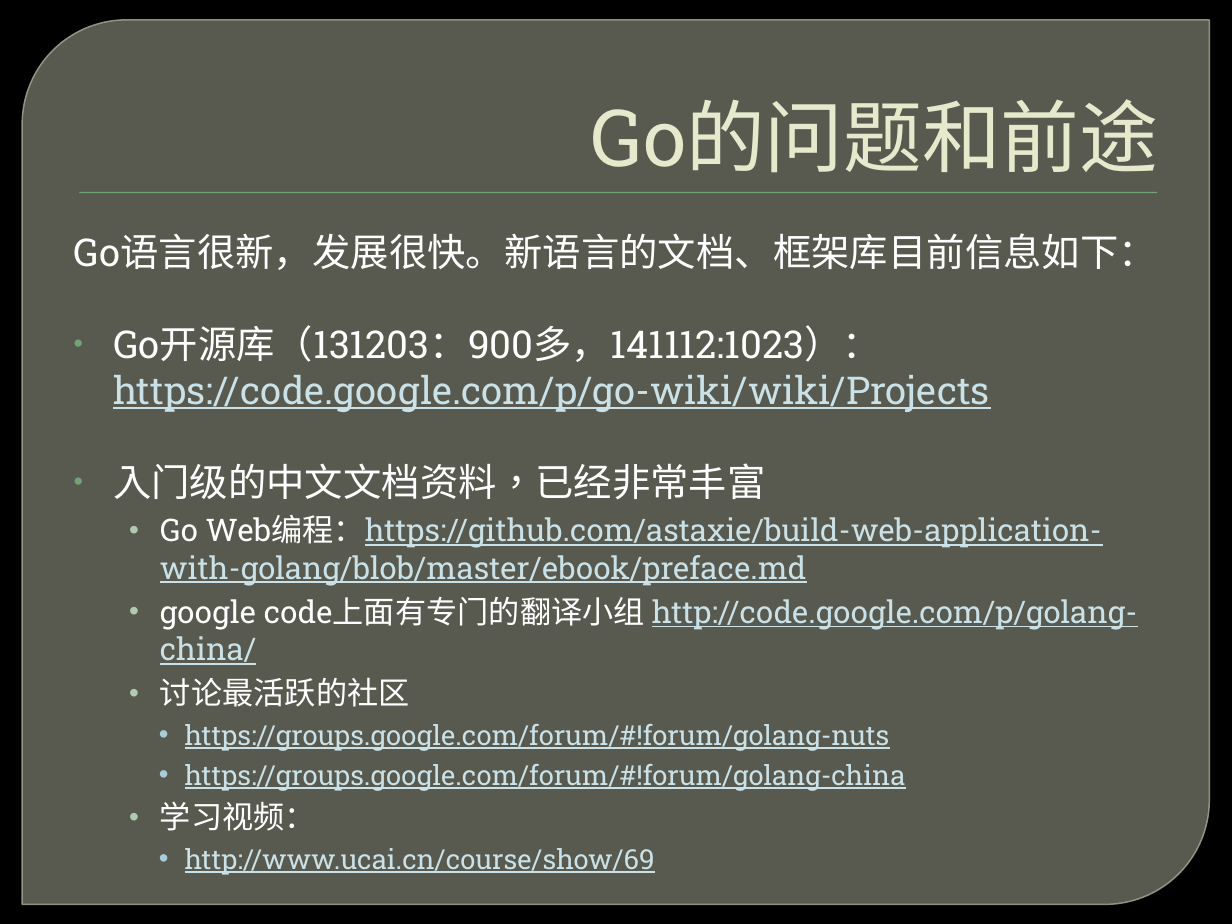
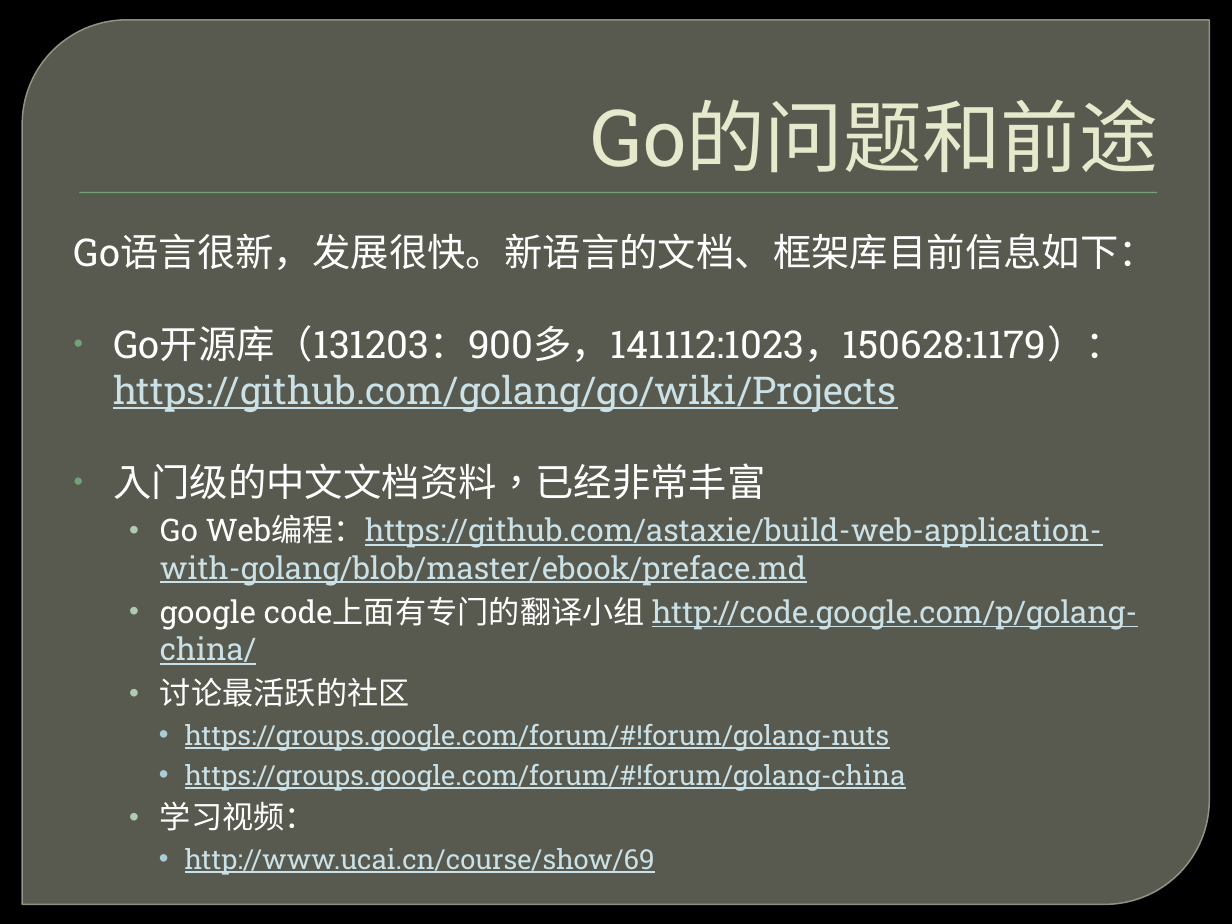
Before and after one commit to ghj1976/lecture, a slide deck: slide 42 of golang简介/Golang介绍.pptx (slide 40 before the commit). Drawn at 1232x924 pixels with LibreOffice and Linux fonts; fonts in the diff are those of the drawing; background and template pictures are left out. Boxes give left, top, right and bottom in pixels: in the first picture for what was removed or moved away, otherwise in the second. Text is boxed around its words. In the diff, an @@ line names an element or a change of style, - is before the commit and + after.

```diff
--- a/golang简介/Golang介绍.pptx
+++ b/golang简介/Golang介绍.pptx
@@ text at (x1=113, y1=325, x2=1124, y2=412): text changed; text colour #CAE1E7 to #FFFFFF @@
-• Go开源库（131203：900多，141112:1023）：
-  https://code.google.com/p/go-wiki/wiki/Projects
+• Go开源库（131203：900多，141112:1023，150628:1179）：
+  https://github.com/golang/go/wiki/Projects
```
Also in this commit, not shown: 26 other slides changed, 4 slides added, 2 slides removed.
